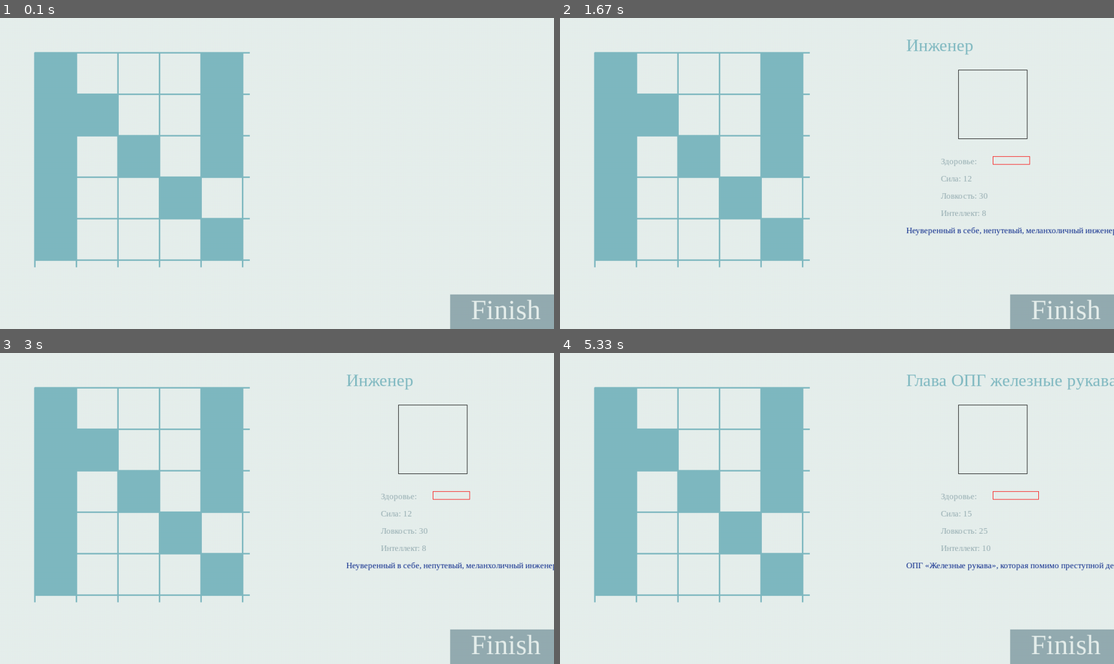
Above: before the commit, frames 1-4 (two rows, left to right).
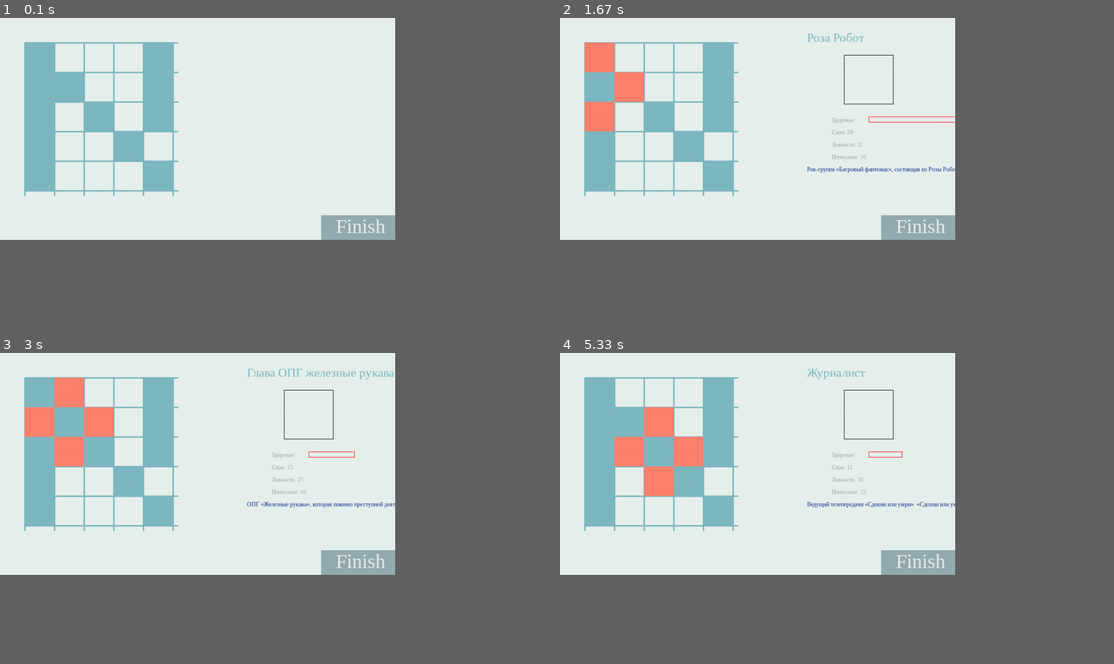
Above: after the commit, the same moments.

Repository: poLLiAziatka/Super-Gaame
Game: pygame game, started from interface.py
Same seed, same stepped clock (60 frames per second), same inputs: the game is played once before the commit and once after it.
Inputs (mouse positions are in pixels of both pictures, inside the frame that each line leads up to):
- Up to frame 1 (0.1 s): no input
- Up to frame 2 (1.67 s): click (626, 86) at 0.38 s; click (598, 86) at 0.72 s; click (637, 95) at 1.05 s; click (598, 86) at 1.38 s
- Up to frame 3 (3 s): click (38, 511) at 1.72 s; click (38, 393) at 2.05 s; click (38, 421) at 2.38 s; click (66, 421) at 2.72 s
- Up to frame 4 (5.33 s): click (609, 415) at 3.05 s; click (687, 480) at 3.38 s; click (632, 433) at 3.72 s; click (598, 393) at 4.05 s; click (598, 452) at 4.38 s; click (598, 480) at 4.72 s; click (670, 446) at 5.05 s
In our replay, the window is 900x506 before the commit and 642x361 after it. These sizes can differ from the game's own. Grey fills any space a smaller window leaves; there, only what the larger window draws over its background counts as a difference.

The runs differ from the first frame. In frame 1, 16% of the frame differs, in the area x 4-100%, y 7-100%; in frame 2, 19%; in frame 3, 19%; in frame 4, 19%, in the area x 4-100%, y 4-100%.

Commit message:
posible_move

Diff:
--- a/board.py
+++ b/board.py
@@ -21,7 +21,7 @@
 
     def sizes(self):
         return [self.x_size, self.y_size]
-
+# надо переписать
     def move(self, hero, st, num):
         if 0 < num < 3:
             for i in range(self.x_size):
--- a/interface.py
+++ b/interface.py
@@ -5,7 +5,7 @@
 from hero import *
 
 FPS = 60
-size = 70
+size = 50
 
 # это цвета, моя самая любимая часть кода
 background_color = (231, 240, 237)
@@ -315,6 +315,7 @@
         i += 2
 
     active_rect = None
+    posible_move = []
 
     while 1:
         heroes_rect = []
@@ -348,22 +349,50 @@
             if i.type == pygame.QUIT: exit()
             if i.type == pygame.MOUSEBUTTONDOWN:
                 if i.button == 1:
+                    for move in posible_move:
+                        if move.collidepoint(pos):
+                            for rect in rects:
+                                if rect == active_rect:
+                                    rect.move(s_x, 0)
+                    for rect in heroes_rect:
+                        if rect[1].collidepoint(pos):
+                            active_rect = rect
                     if 13 * size <= pos[0] <= 16 * size and 8 * size <= pos[1] <= 9 * size:
                         main_menu()
 
-            for rect in heroes_rect:
-                if rect[1].collidepoint(pos):
-                    active_rect = rect
-
         if active_rect is not None:
-            info_hero(active_rect[0])
-        '''
-        for rect in rects:
-            # здесь будут картинки
-            surf = pygame.Surface((size + s_x, s_x))
-            surf.fill(main_game_color)
-            sc.blit(surf, rect[1])
-        '''
+            posible_move = []
+            for i in range(len(board.field)):
+                for j in range(len(board.field[i])):
+                    if active_rect is not None:
+                        if board.field[i][j] == active_rect[0]:
+                            # право
+                            if i != y_size_field - 1:
+                                rect = pygame.Rect((size + (i + 1) * s_x, size + j * s_x), (s_x, s_x))
+                                surf = pygame.Surface((s_x, s_x))
+                                surf.fill((255, 130, 110))
+                                sc.blit(surf, rect)
+                                posible_move.append(rect)
+                            # низ
+                            if j != y_size_field - 1:
+                                rect = pygame.Rect((size + (i) * s_x, size + (j + 1) * s_x), (s_x, s_x))
+                                surf = pygame.Surface((s_x, s_x))
+                                surf.fill((255, 130, 110))
+                                sc.blit(surf, rect)
+                                posible_move.append(rect)
+                            # верх
+                            if j != 0:
+                                rect = pygame.Rect((size + (i) * s_x, size + (j - 1) * s_x), (s_x, s_x))
+                                surf = pygame.Surface((s_x, s_x))
+                                surf.fill((255, 130, 110))
+                                sc.blit(surf, rect)
+                                posible_move.append(rect)
+                            if i != 0:
+                                rect = pygame.Rect((size + (i - 1) * s_x, size + (j) * s_x), (s_x, s_x))
+                                surf = pygame.Surface((s_x, s_x))
+                                surf.fill((255, 130, 110))
+                                sc.blit(surf, rect)
+                                posible_move.append(rect)
 
 
         f3 = pygame.font.SysFont('serif', size // 10 * 8)
@@ -375,6 +404,9 @@
             final(heroes_team_0)
         elif not heroes_team_0:
             final(heroes_team_1)
+
+        if active_rect is not None:
+            info_hero(active_rect[0])
 
         pygame.display.update()
         clock.tick(FPS)
